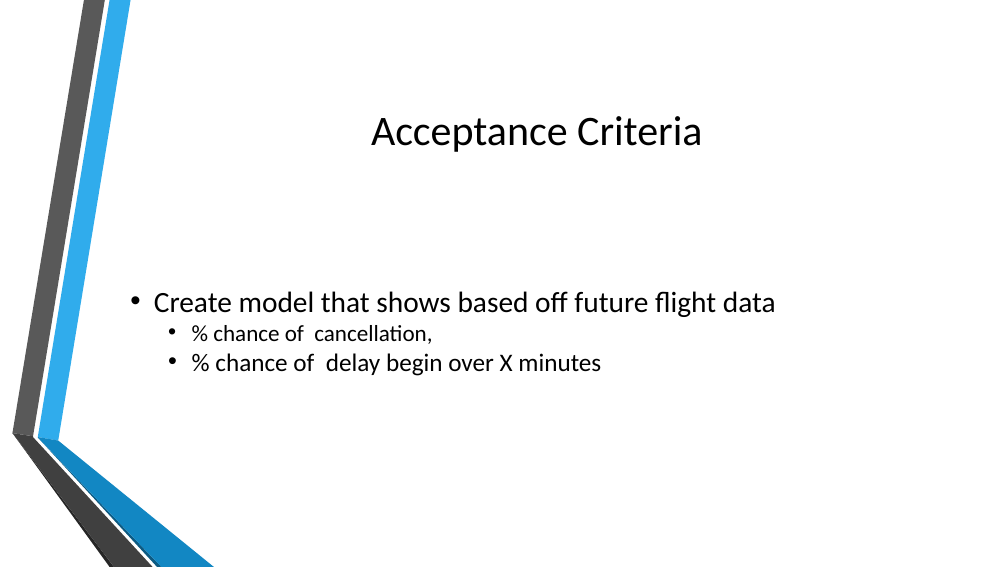
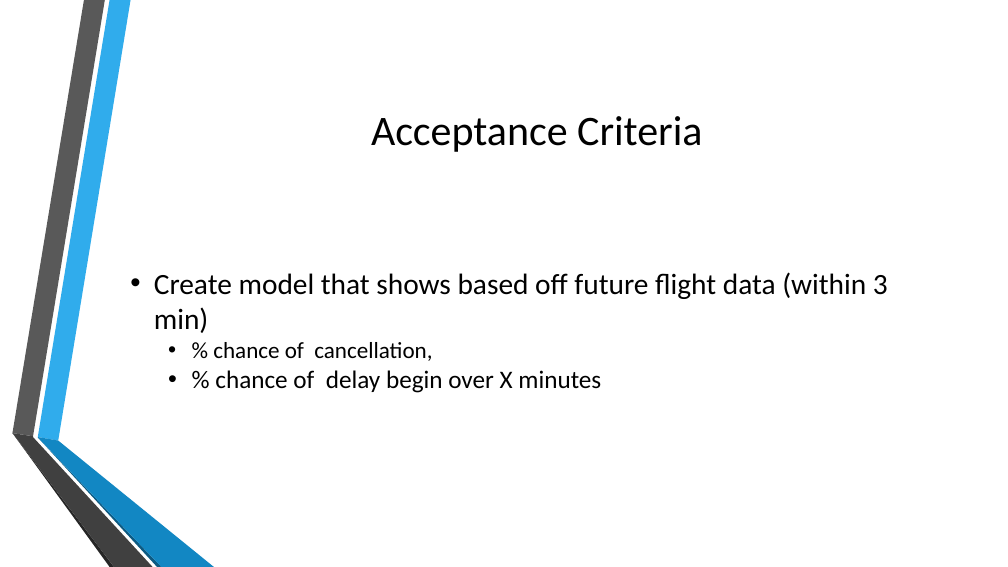
Before and after one commit to RoAjinkya/FlightDelay, a slide deck: slide 8 of docs/Planning Presentation.pptx. Drawn at 1008x567 pixels with LibreOffice and Linux fonts; fonts in the diff are those of the drawing; background and template pictures are left out. Boxes give left, top, right and bottom in pixels: in the first picture for what was removed or moved away, otherwise in the second. Text is boxed around its words. In the diff, an @@ line names an element or a change of style, - is before the commit and + after.

Commit message:
Updated Prez

```diff
--- a/docs/Planning Presentation.pptx
+++ b/docs/Planning Presentation.pptx
@@ text at box(154, 272, 888, 333): text changed @@
-  • Create model that shows based off future flight data
+  • Create model that shows based off future flight data (within 3 min)
```
